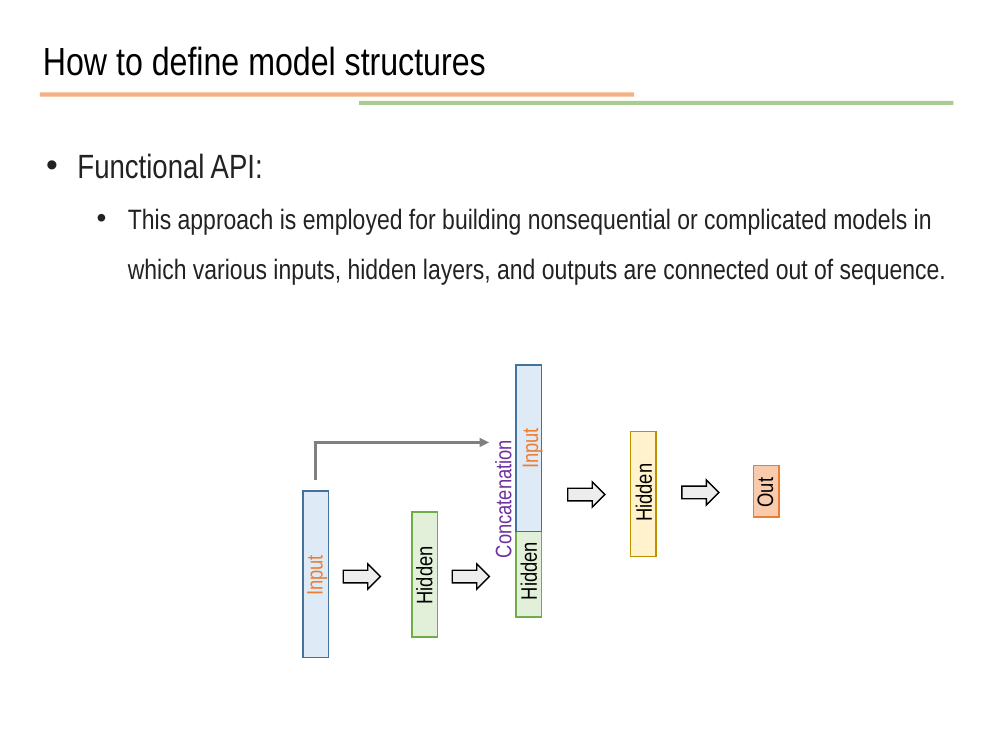
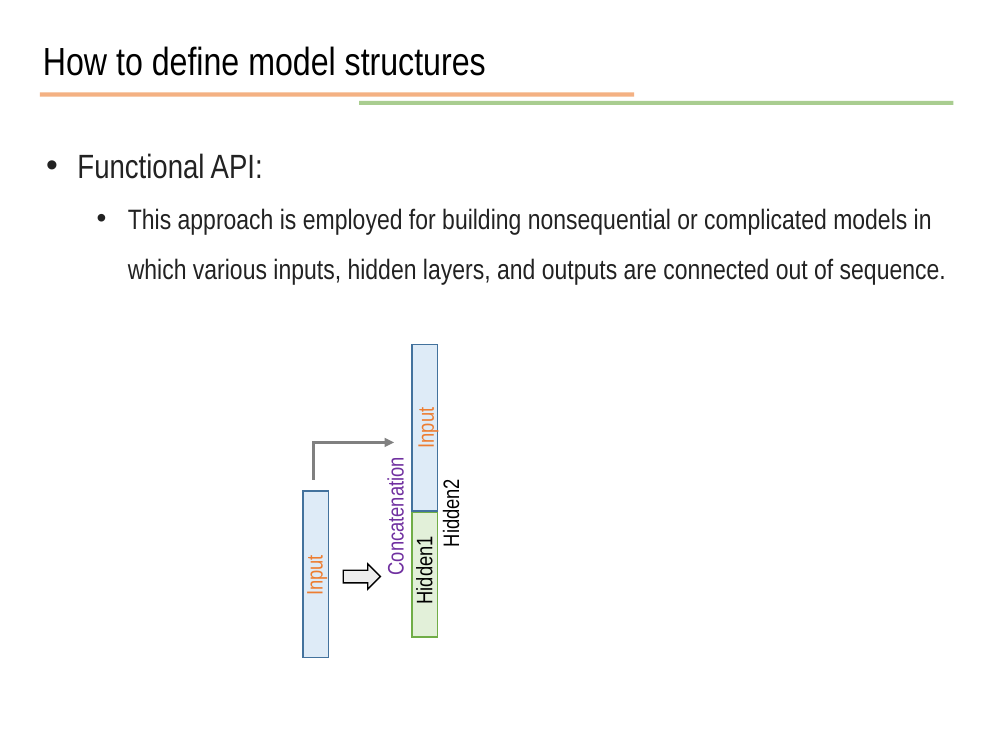
Before and after one commit to JunetaeKim/DeepLearningClass, a slide deck: slide 23 of Week9/week9 Introduction to tensorflow.pptx (slide 14 before the commit). Drawn at 1008x756 pixels with LibreOffice and Linux fonts; fonts in the diff are those of the drawing. Boxes give left, top, right and bottom in pixels: in the first picture for what was removed or moved away, otherwise in the second. Text is boxed around its words. In the diff, an @@ line names an element or a change of style, - is before the commit and + after.

```diff
--- a/Week9/week9 Introduction to tensorflow.pptx
+++ b/Week9/week9 Introduction to tensorflow.pptx
@@ rectangle: place and size @@
-rectangle at bbox=[516, 365, 541, 531]
+rectangle at bbox=[412, 345, 437, 511]
@@ text "Input": place and size @@
-text "Input" at bbox=[517, 432, 542, 468]
+text "Input" at bbox=[413, 412, 438, 448]
@@ arrow moved from (313, 443) - (489, 443) to (312, 443) - (394, 443) @@
@@ text "Concatenation": place and size @@
-text "Concatenation" at bbox=[491, 451, 516, 555]
+text "Concatenation" at bbox=[383, 468, 408, 572]
@@ rectangle removed at bbox=[631, 431, 656, 556] @@
@@ text removed at bbox=[631, 469, 656, 521] @@
-Hidden
@@ rectangle removed at bbox=[753, 466, 778, 517] @@
@@ text added at bbox=[439, 485, 464, 545], 16 pt, text #000000 @@
+Hidden2
@@ right arrow removed at bbox=[568, 482, 605, 507] @@
@@ right arrow removed at bbox=[681, 480, 719, 505] @@
@@ text removed at bbox=[752, 481, 777, 507] @@
-Out
@@ rectangle removed at bbox=[516, 532, 541, 618] @@
@@ text at bbox=[412, 542, 437, 602]: text changed @@
-Hidden
+Hidden1
@@ right arrow removed at bbox=[453, 563, 490, 589] @@
@@ text removed at bbox=[516, 547, 541, 599] @@
-Hidden
```
Also in this commit, not shown: 2 other slides changed, 11 slides added, 2 other files.
